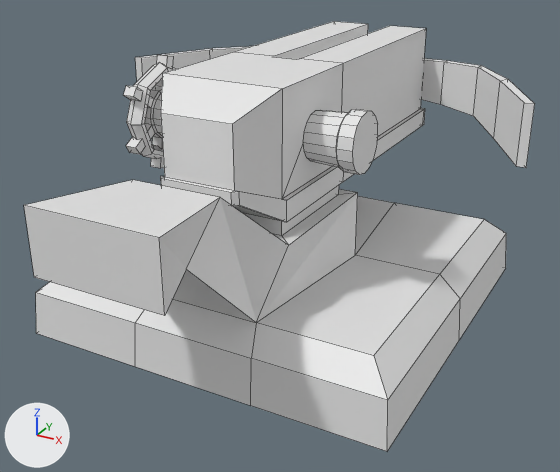
A saved change to the Blender file Tower Defense/Assets/Tower Defense/Meshes/FBX/Arrow Weapon.blend.
Camera for both pictures: a 50 mm lens placed at (0.774, -1.456, 0.885), pointed at (0.017, -0.079, 0.197). Every picture has the same lights, and +X, +Y and +Z are marked at lower left. Mesh edges are drawn as thin lines.

The first picture shows 'Arrow Weapon'.
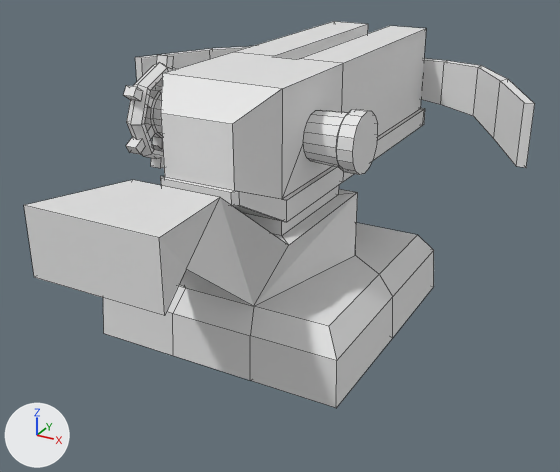
Where the change shows, as pixel boxes (x1, y1, x2, y2) in the pictures (560 x 472 px; the box of a moved part takes in the faces that stretch with it):
'Arrow Weapon', reshaped (10% shorter)
    before: (24, 21, 535, 451)
    after: (24, 21, 535, 408)
part 1 of me_arrow_weapon, moved or reshaped
    before: (36, 193, 506, 451)
    after: (103, 193, 434, 408)

Diff of the bpy script that builds the scene:
```diff
--- a/Tower Defense/Assets/Tower Defense/Meshes/FBX/Arrow Weapon.blend.py
+++ b/Tower Defense/Assets/Tower Defense/Meshes/FBX/Arrow Weapon.blend.py
@@ me_arrow_weapon @@
 me_arrow_weapon.from_pydata(...)  # 469 vertices, 391 faces, 1 loose edge; spans x -0.49..0.49, y -0.648..0.562, z 0.0..0.576
 # used by ob_arrow_weapon; location = (0.0, 0.0, 0.0)
+# me_arrow_weapon part 1: 30 of the vertices in x -0.413..0.413, y -0.413..0.413, z 0.0..0.146 are scaled about their middle by (0.684, 0.684, 1), then moved by (0.0, -0.059, 0.0)
 me_arrow_weapon.materials.append(mat_arrow_weapon_uv_psd)
```
